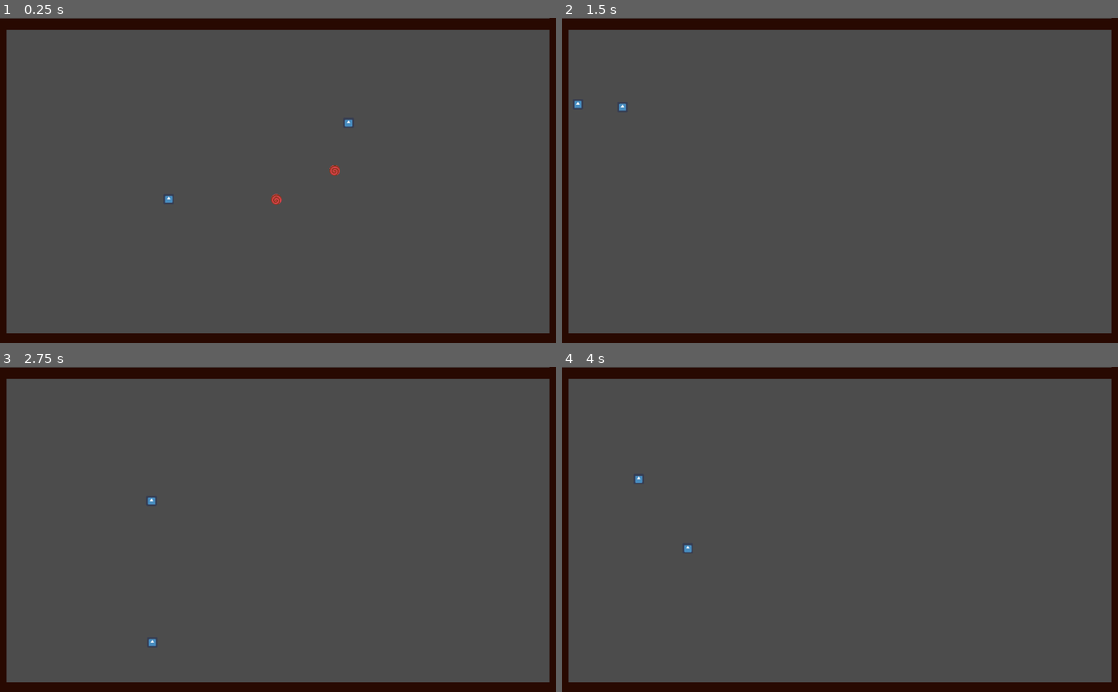
Above: before the commit, frames 1-4 (two rows, left to right).
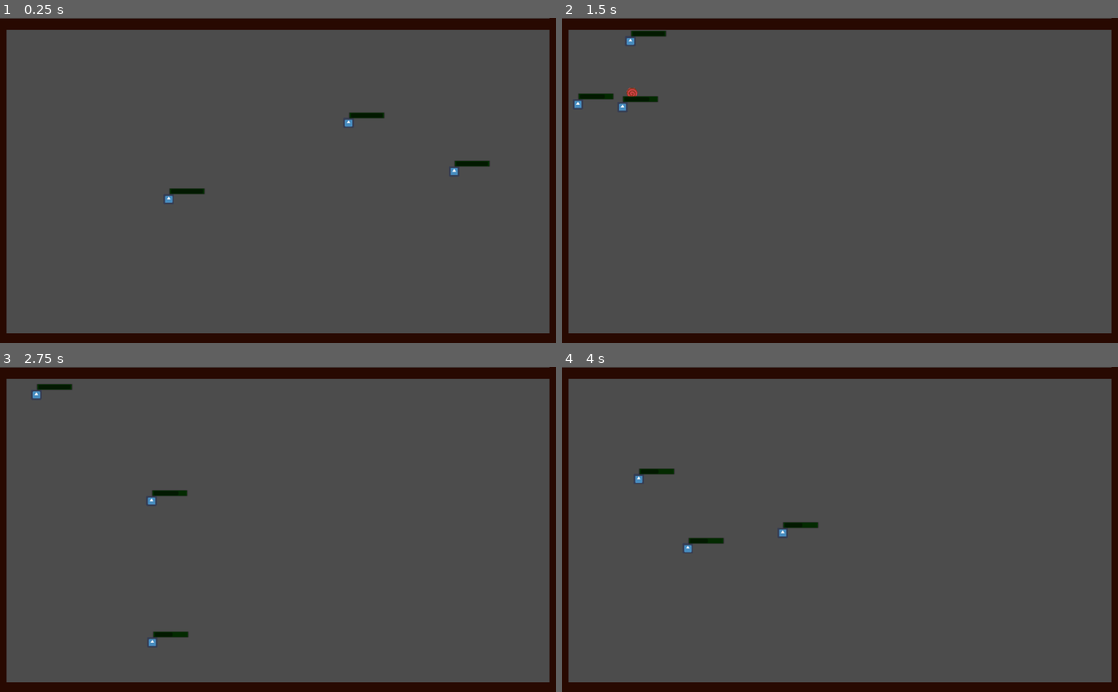
Above: after the commit, the same moments.

Repository: nikifaets/Evolution
Game: Godot game, scene res://World/World.tscn
Same seed, same stepped clock (60 frames per second), same inputs: the game is played once before the commit and once after it. The engine's default icon, where the game draws it, is replaced by a stand-in: a white triangle on a blue panel in a dark square.
Inputs:
- Up to frame 1 (0.25 s): no input
- Up to frame 2 (1.5 s): no input
- Up to frame 3 (2.75 s): no input
- Up to frame 4 (4 s): no input

The runs differ from the first frame. In frame 1, 0.5% of the frame differs, in the area x 30-89%, y 29-58%; in frame 2, 0.4%; in frame 3, 0.4%; in frame 4, 0.4%.

Commit message:
the individuals now have life bars

Diff:
--- /dev/null
+++ b/Individual/HealthBar.gd
@@ -0,0 +1,12 @@
+extends ProgressBar
+
+var offset = Vector2(0,20)
+func _ready():
+
+	max_value = owner.health
+	value = owner.health
+
+func _process(delta):
+
+	value = owner.health
+	set_position(owner.position - offset)
--- a/Individual/Individual.tscn
+++ b/Individual/Individual.tscn
@@ -1,16 +1,17 @@
-[gd_scene load_steps=9 format=2]
+[gd_scene load_steps=10 format=2]
 
 [ext_resource path="res://Individual/Individual.gd" type="Script" id=1]
 [ext_resource path="res://Sprites/icon.png" type="Texture" id=2]
 [ext_resource path="res://Individual/RangedAttack.gd" type="Script" id=3]
 [ext_resource path="res://Individual/RangedAttackRange.gd" type="Script" id=4]
 [ext_resource path="res://Individual/Stats.gd" type="Script" id=5]
-[ext_resource path="res://Individual/Movement.gd" type="Script" id=6]
+[ext_resource path="res://Individual/HealthBar.gd" type="Script" id=6]
+[ext_resource path="res://Individual/Movement.gd" type="Script" id=7]
 
 [sub_resource type="CircleShape2D" id=1]
 
 [sub_resource type="CircleShape2D" id=2]
-radius = 202.941
+radius = 47.9561
 
 [node name="Individual" type="KinematicBody2D" groups=[
 "Individuals",
@@ -39,7 +40,20 @@
 [node name="Stats" type="Node" parent="."]
 script = ExtResource( 5 )
 
+[node name="HealthBar" type="ProgressBar" parent="Stats"]
+modulate = Color( 0.0588235, 0.776471, 0, 1 )
+margin_left = 50.0
+margin_top = 24.0
+margin_right = 117.0
+margin_bottom = 48.0
+rect_scale = Vector2( 1, 0.48 )
+size_flags_horizontal = 0
+custom_colors/font_color = Color( 0, 0, 0, 1 )
+custom_colors/font_color_shadow = Color( 0, 0, 0, 1 )
+percent_visible = false
+script = ExtResource( 6 )
+
 [node name="Movement" type="Node" parent="."]
-script = ExtResource( 6 )
+script = ExtResource( 7 )
 [connection signal="body_entered" from="RangedAttack/RangedAttackRange" to="RangedAttack/RangedAttackRange" method="_on_RangedAttackRange_body_entered"]
 [connection signal="body_exited" from="RangedAttack/RangedAttackRange" to="RangedAttack/RangedAttackRange" method="_on_RangedAttackRange_body_exited"]
--- a/World/World.tscn
+++ b/World/World.tscn
@@ -42,3 +42,4 @@
 
 [node name="IndividualsController" type="Node" parent="."]
 script = ExtResource( 2 )
+INDIVIDUALS_AMOUNT = 3
